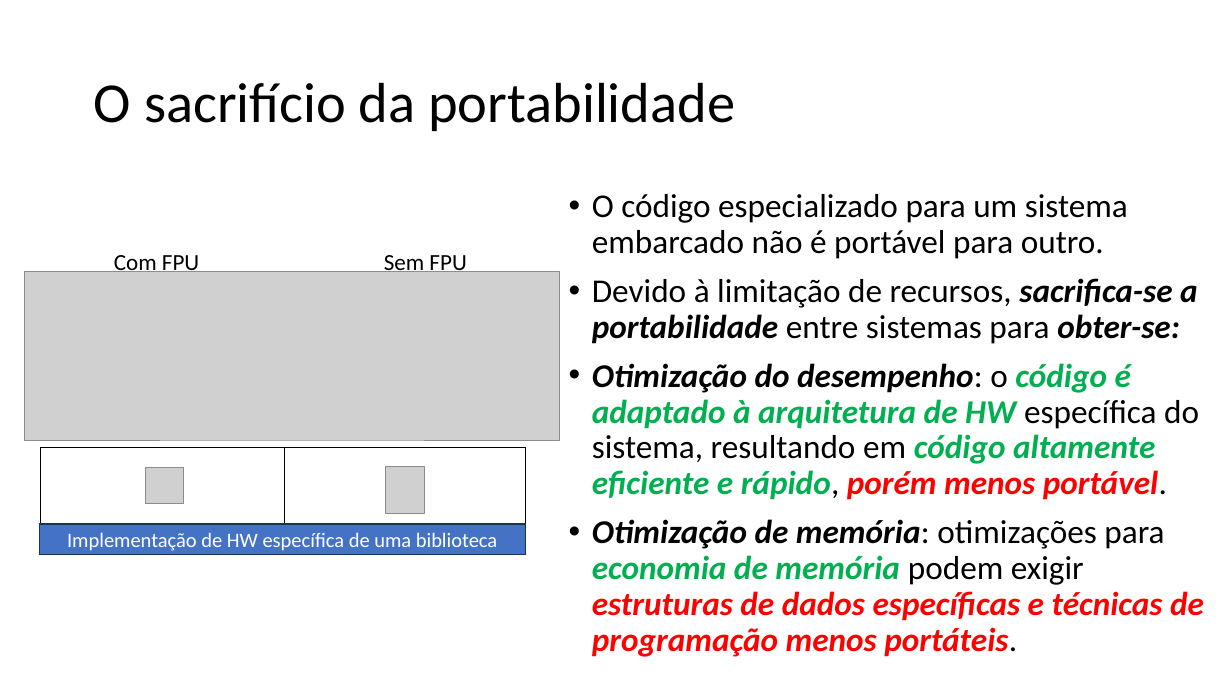
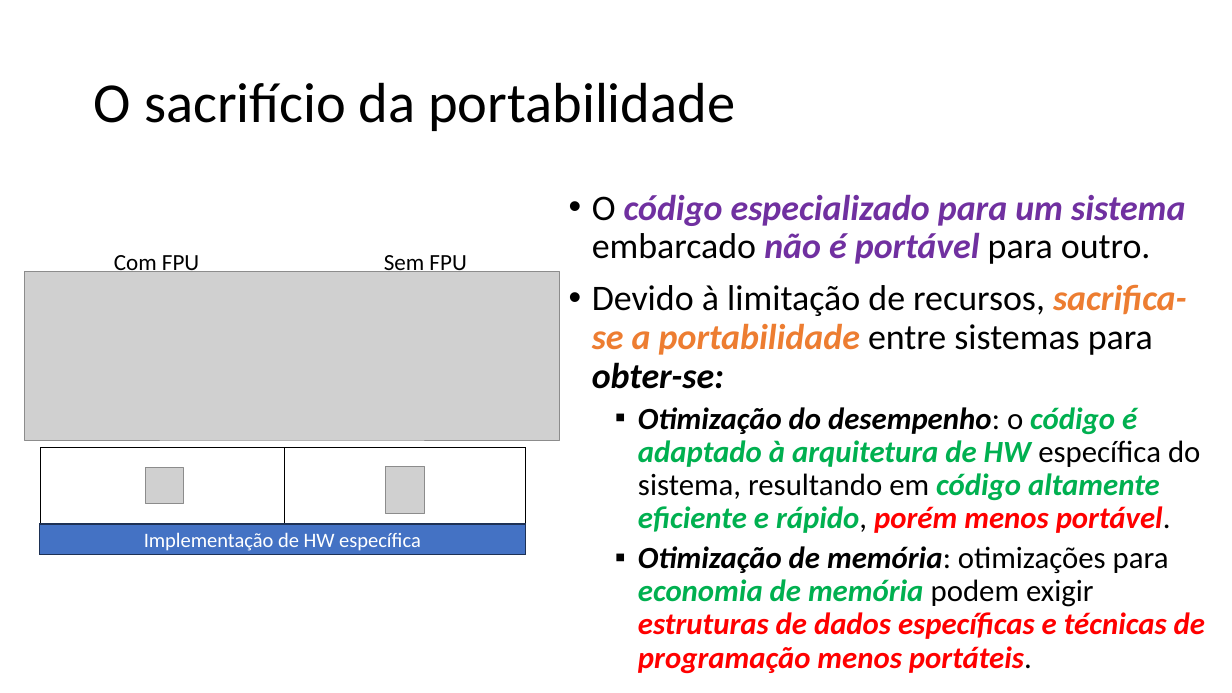
Before and after one commit to zz4fap/tp557-iot-ml, a slide deck: slide 47 of slides/TP557_2_Desafios_do_TinyML_sistemas_embarcados.pptx (slide 43 before the commit). Drawn at 1232x693 pixels with LibreOffice and Linux fonts; fonts in the diff are those of the drawing; grey boxes stand for pictures. Boxes give left, top, right and bottom in pixels: in the first picture for what was removed or moved away, otherwise in the second. Text is boxed around its words. In the diff, an @@ line names an element or a change of style, - is before the commit and + after.

```diff
--- a/slides/TP557_2_Desafios_do_TinyML_sistemas_embarcados.pptx
+++ b/slides/TP557_2_Desafios_do_TinyML_sistemas_embarcados.pptx
@@ text "O código especializado para um ..." at <box>592,194,1205,674</box>: size 25.9 to 28 pt in "O código especializado para um sistema embarcado ...", "Devido à limitação de recursos, sacrifica-se a ..."; text colour #000000 to #7030A0, bold on, italic on in "código especializado para um sistema não é ..."; text colour #000000 to #ED7D31 in "sacrifica-se a portabilidade"; size 25.9 to 24 pt in "Otimização do desempenho: o código é adaptado ...", "Otimização de memória: otimizações para economia de ..."; bullet • to ▪; list level 1 to 2 in "Otimização do desempenho: o código ..."; list level 1 to 2 in "Otimização de memória: otimizações para ..." @@
@@ text in rectangle at <box>144,532,421,551</box>: text changed @@
-Implementação de HW específica de uma biblioteca
+Implementação de HW específica
```
Also in this commit, not shown: 24 other slides changed, 4 slides added, 1 other file.
